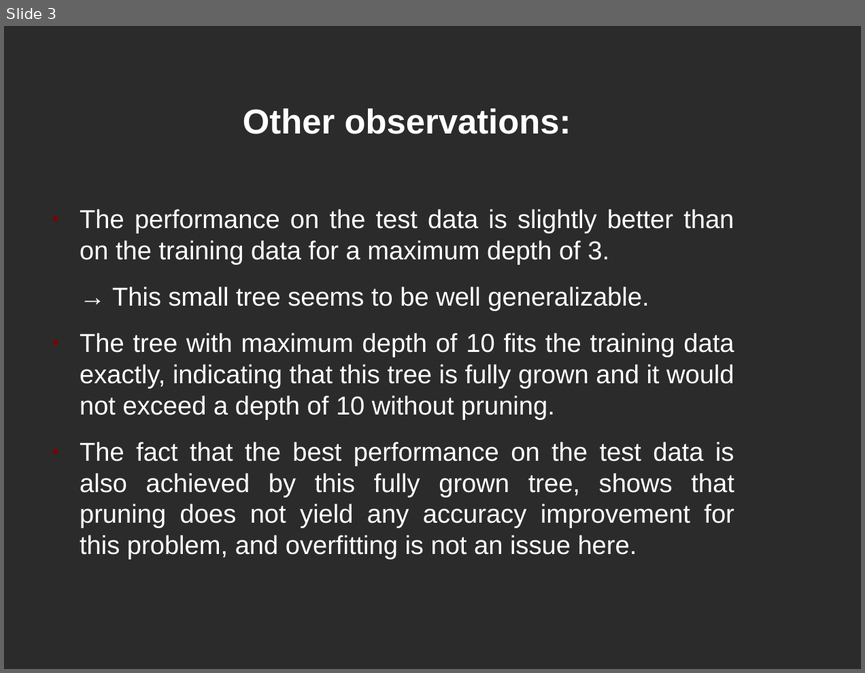
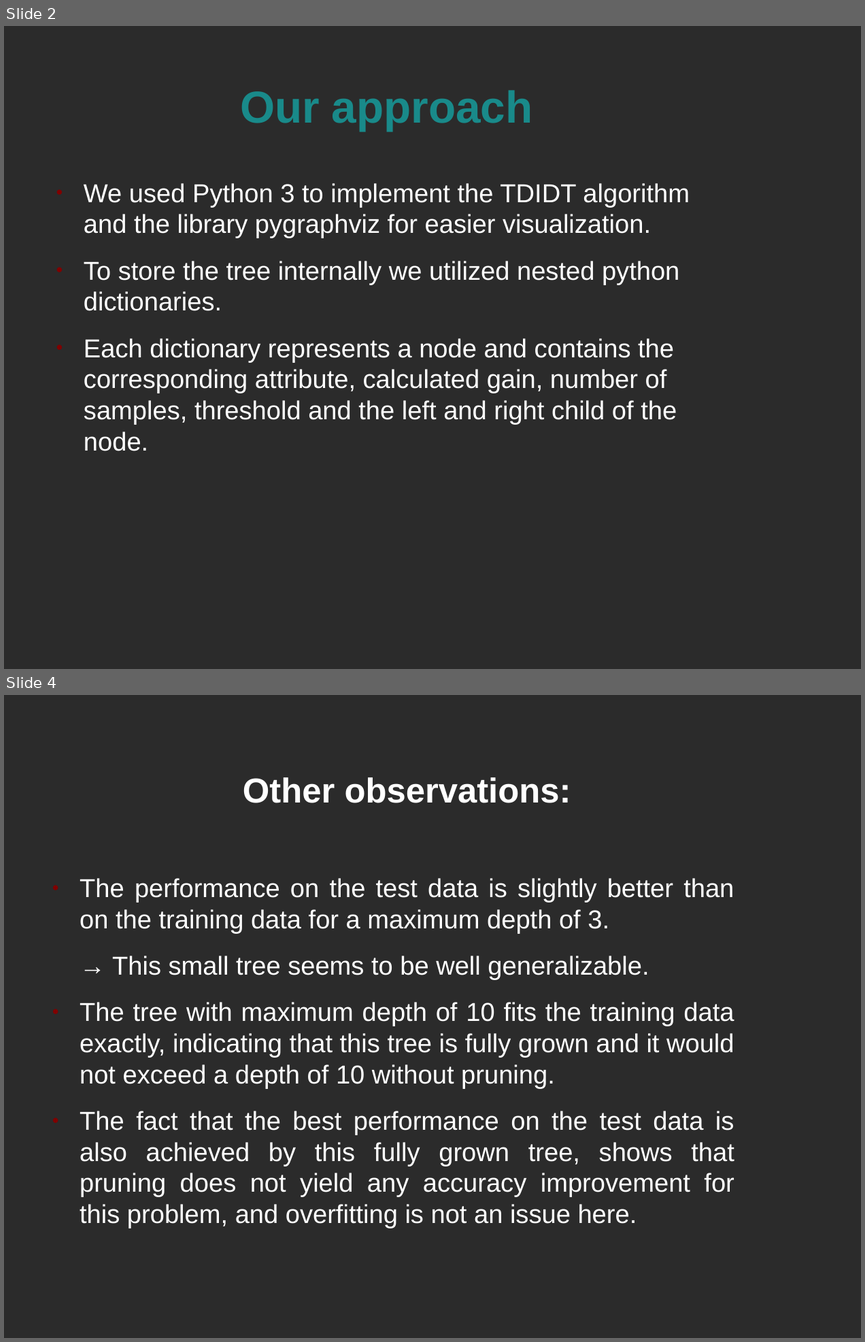
Before and after one commit to Silberschleier/ilas-ml-exercises, a slide deck: sheet02/results/Presentation_exercise_5.odp. Shown one above the other, each under a label of ours: slide 3 before the commit, slides 2 and 4 after it; the slides between them are not shown. The pictures are 865x673 and 865x1342 pixels, drawn with LibreOffice and Linux fonts; fonts in the diff are those of the drawing; background and template pictures are left out; a plain dark background stands for a picture behind light text. Boxes give left, top, right and bottom in pixels: in the first picture for what was removed or moved away, otherwise in the second. Text is boxed around its words. In the diff, an @@ line names an element or a change of style, - is before the commit and + after.

```diff
--- a/sheet02/results/Presentation_exercise_5.odp
+++ b/sheet02/results/Presentation_exercise_5.odp
@@ slide 2 added at bbox=[4, 26, 861, 669], background picture (left out) @@
@@ title added at bbox=[240, 90, 533, 131], 41.4 pt, text #198A8A, bold @@
+Our approach
@@ text added at bbox=[84, 183, 689, 451], 24 pt, text #FFFFFF @@
+● We used Python 3 to implement the TDIDT algorithm and the library pygraphviz for easier visualization.
+● To store the tree internally we utilized nested python dictionaries.
+● Each dictionary represents a node and contains the corresponding attribute, calculated gain, number of samples, threshold and the left and right child of the node.
@@ what was slide 3 is now slide 4 @@
```
Also in this commit, not shown: 1 slide changed.
